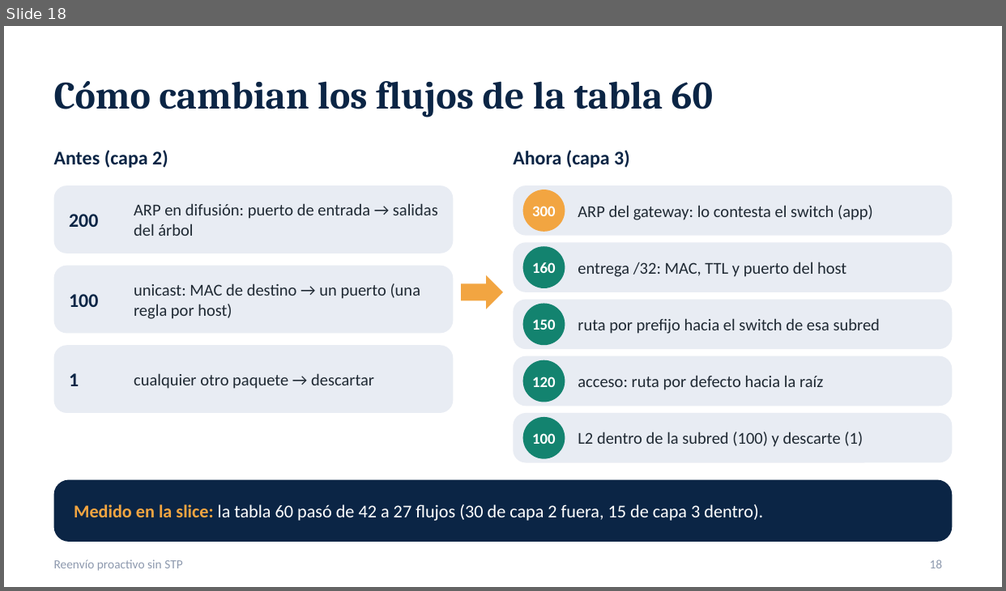
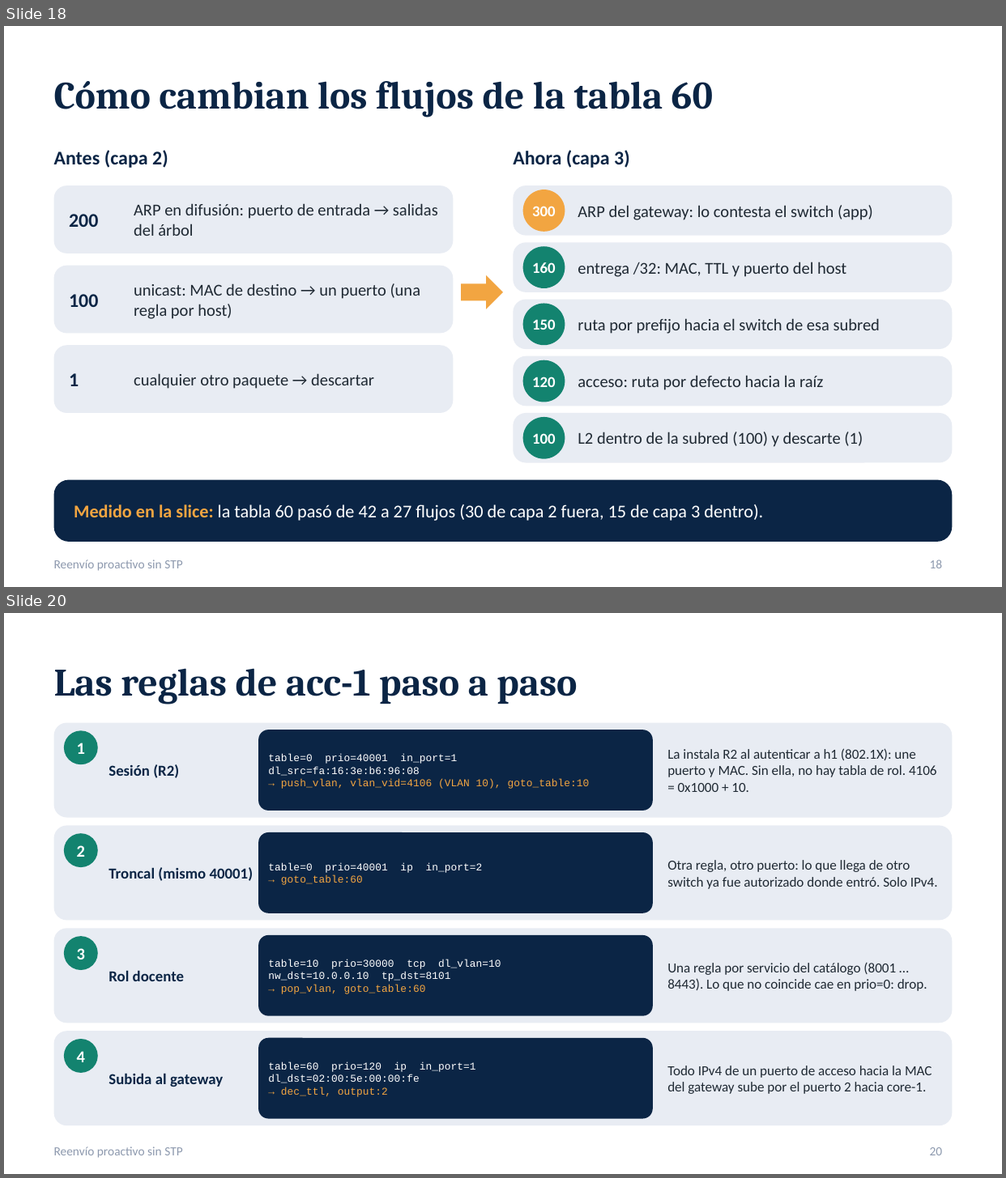
Before and after one commit to SergioAnderson123/proyecto-sdn, a slide deck: docs/Reenvio_proactivo_sin_STP.pptx. Shown one above the other, each under a label of ours: slide 18 before the commit, slides 18 and 20 after it; the slides between them are not shown. The pictures are 1006x591 and 1006x1178 pixels, drawn with LibreOffice and Linux fonts; fonts in the diff are those of the drawing. Boxes give left, top, right and bottom in pixels: in the first picture for what was removed or moved away, otherwise in the second. Text is boxed around its words. In the diff, an @@ line names an element or a change of style, - is before the commit and + after.

Commit message:
presentacion: recorrido de un paquete con las reglas reales de sw-acc-1 y sw-core-1 (3 diapositivas: pasos, reglas de acc-1, gateway y core-1)

```diff
--- a/docs/Reenvio_proactivo_sin_STP.pptx
+++ b/docs/Reenvio_proactivo_sin_STP.pptx
@@ slide 20 added at [4, 613, 1002, 1174], background #FFFFFF; not listed: 1 template element that a slide beside it also shows @@
@@ title added at [54, 668, 577, 705], 28 pt, text #0B2545, bold @@
+Las reglas de acc-1 paso a paso
@@ rounded rectangle added at [54, 723, 952, 818], fill #E8ECF3 @@
@@ ellipse added at [64, 730, 98, 764], fill #13836F, 12 pt, text #FFFFFF, bold @@
+1
@@ rounded rectangle added at [258, 730, 653, 811], fill #0B2545 @@
@@ text added at [268, 754, 590, 789], 7.5 pt, text #FFFFFF @@
+table=0 prio=40001 in_port=1
+dl_src=fa:16:3e:b6:96:08
+→ push_vlan, vlan_vid=4106 (VLAN 10), goto_table:10
@@ text added at [667, 748, 937, 792], 10 pt, text #1F2933 @@
+La instala R2 al autenticar a h1 (802.1X): une puerto y MAC. Sin ella, no hay tabla de rol. 4106 = 0x1000 + 10.
@@ text added at [108, 764, 179, 778], 11 pt, text #0B2545, bold @@
+Sesión (R2)
@@ rounded rectangle added at [54, 825, 952, 920], fill #E8ECF3 @@
@@ ellipse added at [64, 833, 98, 867], fill #13836F, 12 pt, text #FFFFFF, bold @@
+2
@@ rounded rectangle added at [258, 833, 653, 914], fill #0B2545 @@
@@ text added at [108, 867, 253, 881], 11 pt, text #0B2545, bold @@
+Troncal (mismo 40001)
@@ text added at [268, 863, 483, 873], 7.5 pt, text #FFFFFF @@
+table=0 prio=40001 ip in_port=2
+→ goto_table:60
@@ text added at [667, 860, 938, 889], 10 pt, text #1F2933 @@
+Otra regla, otro puerto: lo que llega de otro switch ya fue autorizado donde entró. Solo IPv4.
@@ rounded rectangle added at [54, 928, 952, 1023], fill #E8ECF3 @@
@@ ellipse added at [64, 936, 98, 970], fill #13836F, 12 pt, text #FFFFFF, bold @@
+3
@@ rounded rectangle added at [258, 935, 653, 1016], fill #0B2545 @@
@@ text added at [108, 970, 184, 982], 11 pt, text #0B2545, bold @@
+Rol docente
@@ text added at [268, 960, 501, 995], 7.5 pt, text #FFFFFF @@
+table=10 prio=30000 tcp dl_vlan=10
+nw_dst=10.0.0.10 tp_dst=8101
+→ pop_vlan, goto_table:60
@@ text added at [667, 963, 927, 991], 10 pt, text #1F2933 @@
+Una regla por servicio del catálogo (8001 … 8443). Lo que no coincide cae en prio=0: drop.
@@ rounded rectangle added at [54, 1031, 952, 1126], fill #E8ECF3 @@
@@ ellipse added at [64, 1039, 98, 1073], fill #13836F, 12 pt, text #FFFFFF, bold @@
+4
@@ rounded rectangle added at [258, 1038, 653, 1119], fill #0B2545 @@
@@ text added at [108, 1073, 223, 1087], 11 pt, text #0B2545, bold @@
+Subida al gateway
@@ text added at [268, 1063, 476, 1097], 7.5 pt, text #FFFFFF @@
+table=60 prio=120 ip in_port=1
+dl_dst=02:00:5e:00:00:fe
+→ dec_ttl, output:2
@@ text added at [667, 1066, 931, 1094], 10 pt, text #1F2933 @@
+Todo IPv4 de un puerto de acceso hacia la MAC del gateway sube por el puerto 2 hacia core-1.
@@ page number added at [930, 1148, 943, 1156], 9 pt, text #8D99AE @@
+20
```
Also in this commit, not shown: 2 other slides added.
